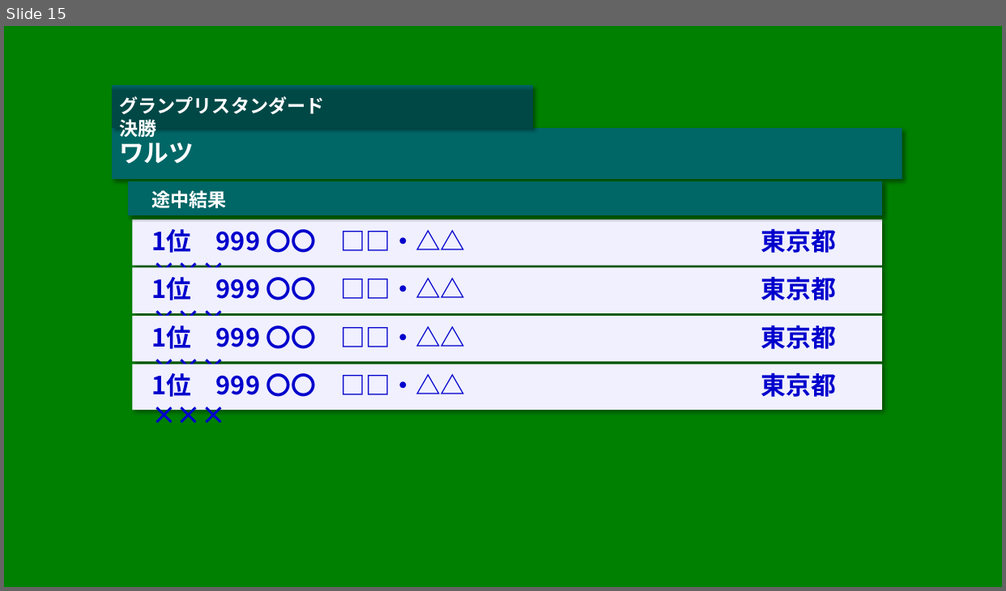
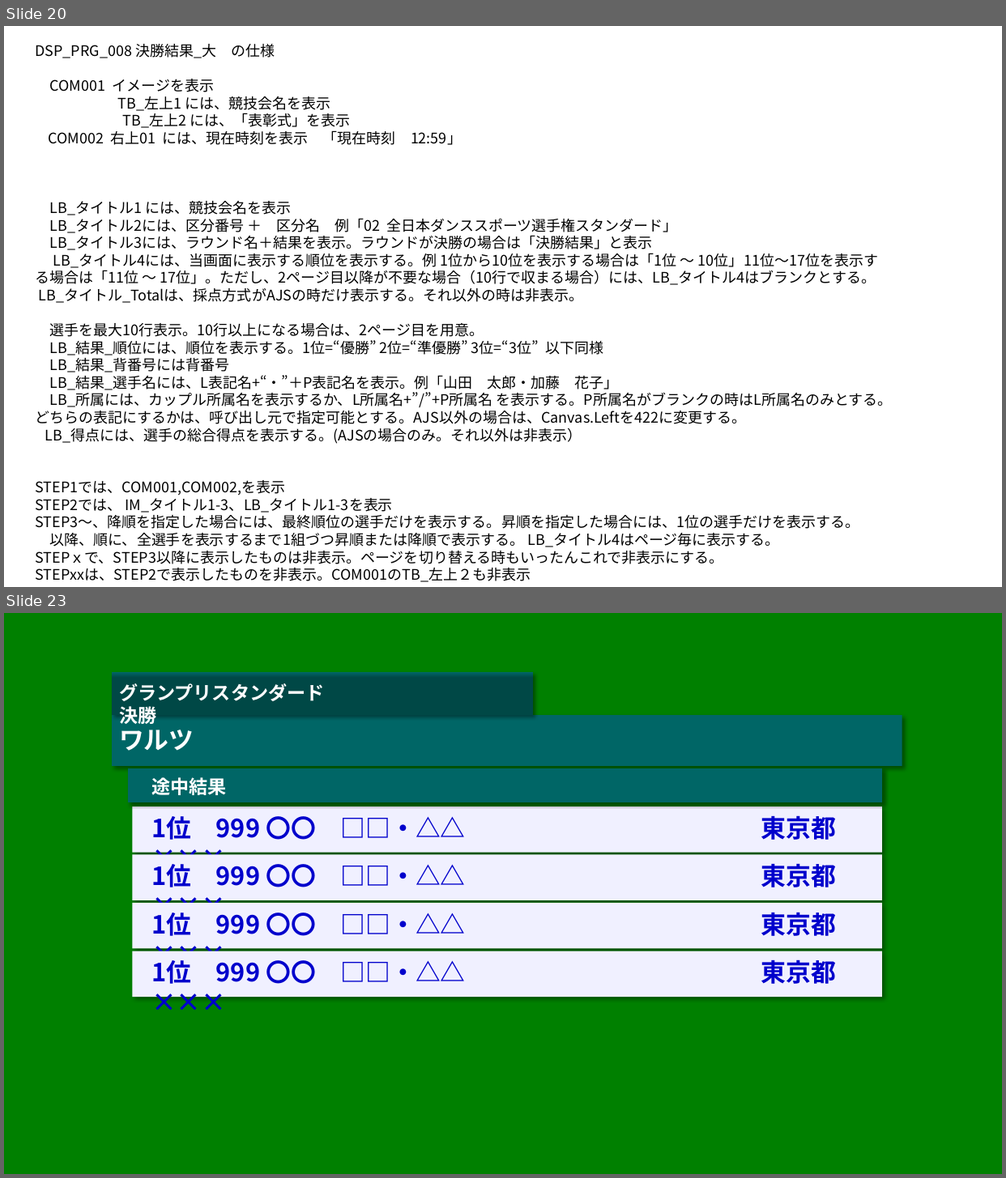
Before and after one commit to fumisaku/DSDsp, a slide deck: 画面デザイン.pptx. Shown one above the other, each under a label of ours: slide 15 before the commit, slides 20 and 23 after it; the slides between them are not shown. The pictures are 1006x591 and 1006x1178 pixels, drawn with LibreOffice and Linux fonts; fonts in the diff are those of the drawing. Boxes give left, top, right and bottom in pixels: in the first picture for what was removed or moved away, otherwise in the second. Text is boxed around its words. In the diff, an @@ line names an element or a change of style, - is before the commit and + after.

Commit message:
backup: 2025-07 作業中変更をバックアップ

```diff
--- a/画面デザイン.pptx
+++ b/画面デザイン.pptx
@@ slide 20 added at [4, 26, 1002, 587], background #FFFFFF @@
@@ text added at [35, 44, 893, 582], 14 pt, text #000000 @@
+DSP_PRG_008 決勝結果_大 の仕様
+COM001 イメージを表示
+TB_左上1 には、競技会名を表示
+TB_左上2 には、「表彰式」を表示
+COM002 右上01 には、現在時刻を表示 「現在時刻 12:59」
+LB_タイトル1 には、競技会名を表示
+LB_タイトル2には、区分番号 ＋ 区分名 例「02 全日本ダンススポーツ選手権スタンダード」
+LB_タイトル3には、ラウンド名＋結果を表示。ラウンドが決勝の場合は「決勝結果」と表示
+LB_タイトル4には、当画面に表示する順位を表示する。例 1位から10位を表示する場合は「1位 ～ 10位」11位～17位を表示する場合は「11位 ～ 17位」。ただし、2ページ目以降が不要な場合（10行で収まる場合）には、LB_タイトル4はブランクとする。
+LB_タイトル_Totalは、採点方式がAJSの時だけ表示する。それ以外の時は非表示。
+選手を最大10行表示。10行以上になる場合は、2ページ目を用意。
+LB_結果_順位には、順位を表示する。1位=“優勝” 2位=“準優勝” 3位=“3位” 以下同様
+LB_結果_背番号には背番号
+LB_結果_選手名には、L表記名+“・”＋P表記名を表示。例「山田 太郎・加藤 花子」
+LB_所属には、カップル所属名を表示するか、L所属名+”/”+P所属名 を表示する。P所属名がブランクの時はL所属名のみとする。どちらの表記にするかは、呼び出し元で指定可能とする。AJS以外の場合は、Canvas.Leftを422に変更する。
+LB_得点には、選手の総合得点を表示する。(AJSの場合のみ。それ以外は非表示）
+STEP1では、COM001,COM002,を表示
+STEP2では、 IM_タイトル1-3、LB_タイトル1-3を表示
+STEP3～、降順を指定した場合には、最終順位の選手だけを表示する。昇順を指定した場合には、1位の選手だけを表示する。
+以降、順に、全選手を表示するまで1組づつ昇順または降順で表示する。 LB_タイトル4はページ毎に表示する。
+STEPｘで、STEP3以降に表示したものは非表示。ページを切り替える時もいったんこれで非表示にする。
+STEPxxは、STEP2で表示したものを非表示。COM001のTB_左上２も非表示
+ページ毎表示が指定された場合は、STEP3で、1ページ目の全選手を表示する。そのあとSTEPｘを実行してから、2ページ目ﾉStep3を実行する
@@ what was slide 15 is now slide 23 @@
```
Also in this commit, not shown: 4 slides changed, 10 other slides added, 3 slides removed, 53 other files.
